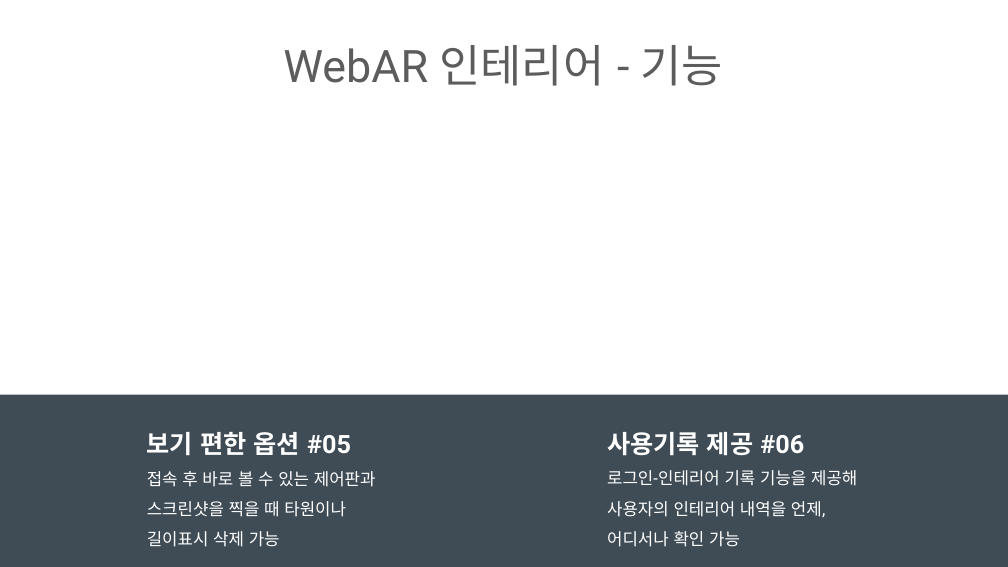
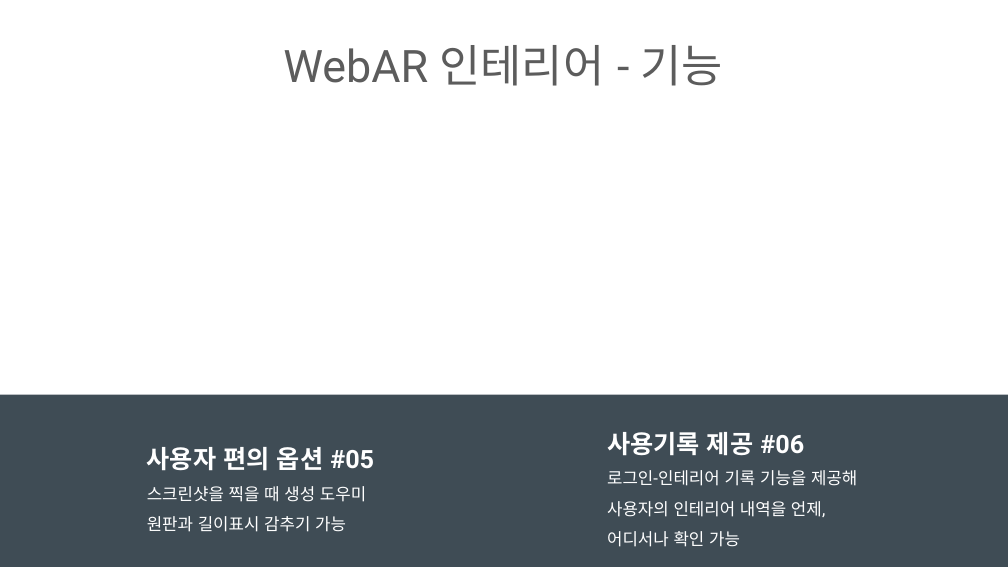
Before and after one commit to ptyoiy/ARwork, a slide deck: slide 10 of 호남-발표자료.pptx (slide 9 before the commit). Drawn at 1008x567 pixels with LibreOffice and Linux fonts; fonts in the diff are those of the drawing; background and template pictures are left out. Boxes give left, top, right and bottom in pixels: in the first picture for what was removed or moved away, otherwise in the second. Text is boxed around its words. In the diff, an @@ line names an element or a change of style, - is before the commit and + after.

```diff
--- a/호남-발표자료.pptx
+++ b/호남-발표자료.pptx
@@ text at (x1=147, y1=447, x2=374, y2=532): text changed @@
-보기 편한 옵션 #05
-접속 후 바로 볼 수 있는 제어판과 스크린샷을 찍을 때 타원이나 길이표시 삭제 가능
+사용자 편의 옵션 #05
+스크린샷을 찍을 때 생성 도우미 원판과 길이표시 감추기 가능
```
Also in this commit, not shown: 10 other slides changed, 1 other file.
